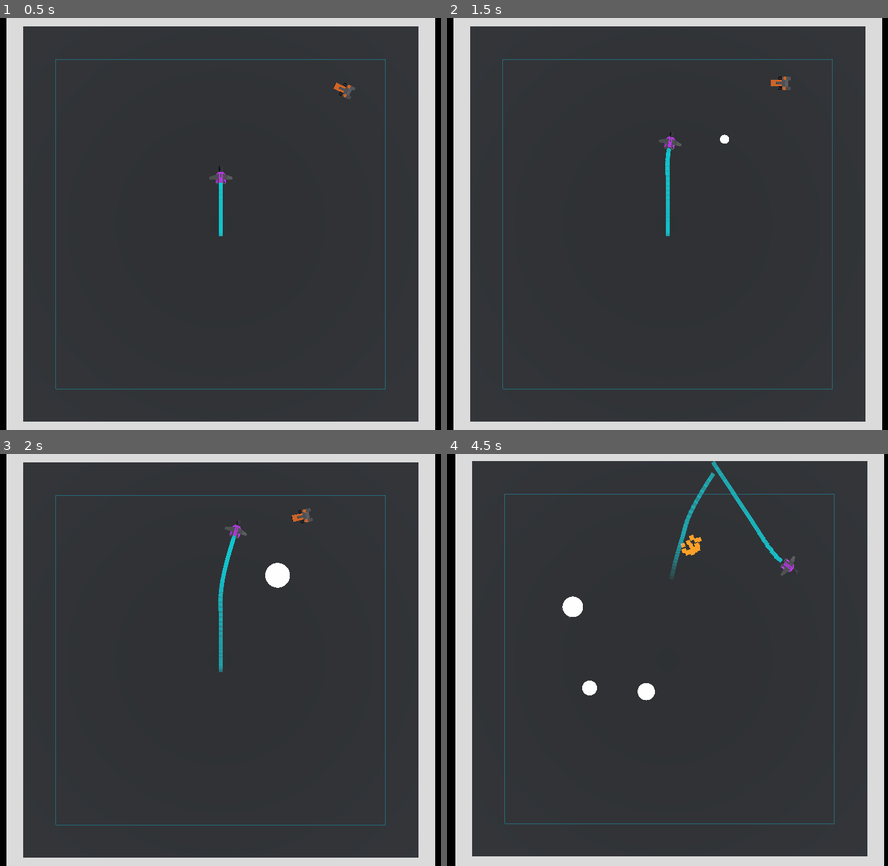
Above: before the commit, frames 1-4 (two rows, left to right).
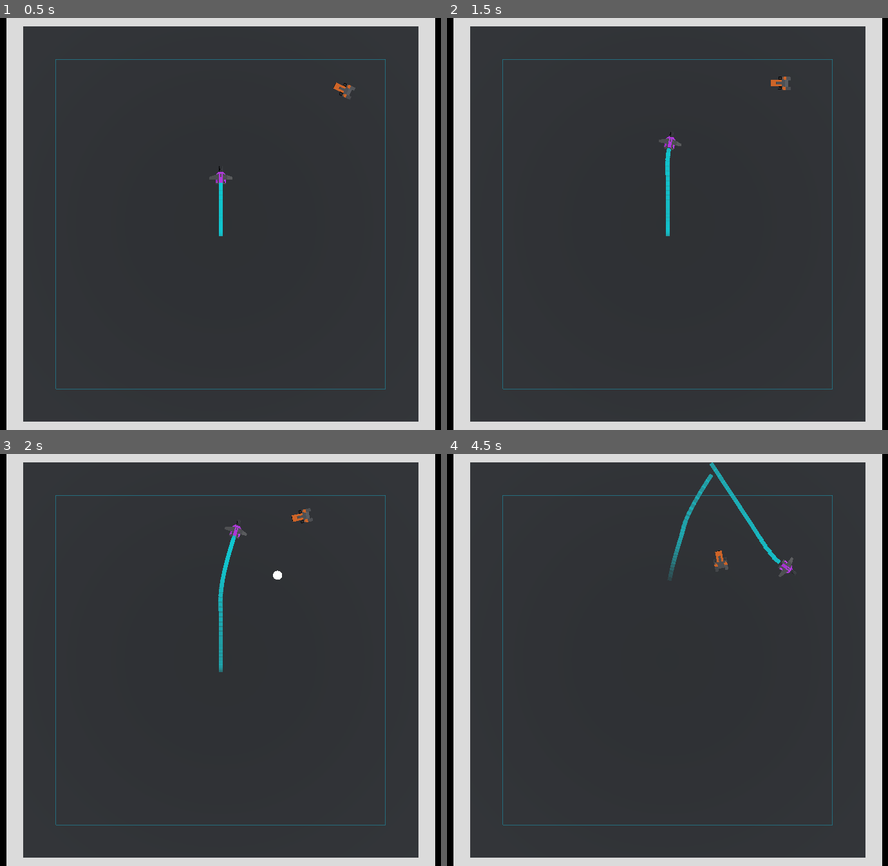
Above: after the commit, the same moments.

Repository: voithos/neoncycles
Game: Godot game, scene res://scenes/Arena.tscn
Same seed, same stepped clock (60 frames per second), same inputs: the game is played once before the commit and once after it. Sound files missing from this copy of the repository are replaced by a short silence.
Inputs:
- Up to frame 1 (0.5 s): no input
- Up to frame 2 (1.5 s): tap Enter at 0.5 s; hold Right (turn_right) 0.53-1.28 s; tap P at 0.6, 1.35 s; tap Space at 1.25 s; hold Down (slow_down) from 1.28 s (still down)
- Up to frame 3 (2 s): keep holding Down (slow_down)
- Up to frame 4 (4.5 s): release Down (slow_down) at 2.03 s; hold Right (turn_right) 2.03-2.78 s; tap P every 0.75 s from 2.1 to 4.35 s; tap Enter at 2.75 s; hold Up (speed_up) 2.78-3.53 s; hold Left (turn_left) from 3.53 s (still down); tap Space at 4.25 s

Frame 1 is identical in both runs. In frame 2, less than 0.1% of the frame differs, in the area x 61-64%, y 28-31%; in frame 3, 0.2%; in frame 4, 4.4%, in the area x 1-100%, y 0-100%.

Commit message:
Add spawn rate speedup.

Diff:
--- a/scenes/Arena.tscn
+++ b/scenes/Arena.tscn
@@ -47,7 +47,7 @@
 
 [node name="EnemySpawn" parent="." instance=ExtResource( 4 )]
 spawn_shape = SubResource( 6 )
-spawn_rate = 0.5
+spawn_rate = 1.5
 debug = true
 
 [node name="Camera" parent="." instance=ExtResource( 6 )]
--- a/scenes/EnemySpawn.gd
+++ b/scenes/EnemySpawn.gd
@@ -3,9 +3,14 @@
 export (BoxShape) var spawn_shape: BoxShape
 export (float) var spawn_rate = 1.0 # per second
 export (float) var spawn_sigma = 0.5
+export (float) var spawn_rate_speedup_time = 0 # seconds
+export (float) var spawn_rate_max_speedup = 1.0 # no speedup
 export (bool) var is_active = true
 export (PackedScene) var enemy = preload("res://scenes/Drone.tscn")
 export (bool) var debug = false
+
+var speedup_timer = 0
+var internal_spawn_rate = spawn_rate
 
 var timer = 0
 var next_tick = 0
@@ -36,5 +41,11 @@
         timer = 0
         _set_next_tick()
 
+    speedup_timer += delta
+    if spawn_rate_speedup_time != 0:
+        var new_spawn_rate = range_lerp(speedup_timer, 0, spawn_rate_speedup_time, spawn_rate, spawn_rate / spawn_rate_max_speedup)
+        # Don't go overboard
+        internal_spawn_rate = clamp(new_spawn_rate, spawn_rate / spawn_rate_max_speedup, spawn_rate)
+
 func _set_next_tick():
-    next_tick = spawn_rate + rand_range(-1, 1) * spawn_sigma
+    next_tick = internal_spawn_rate + rand_range(-1, 1) * spawn_sigma
